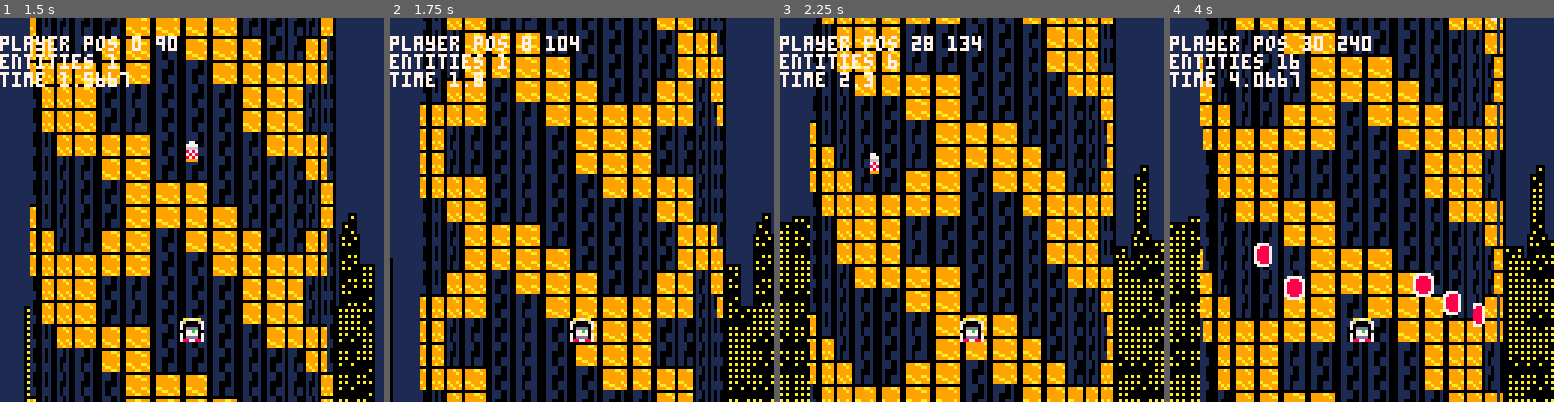
Above: before the commit, frames 1-4 (left to right).
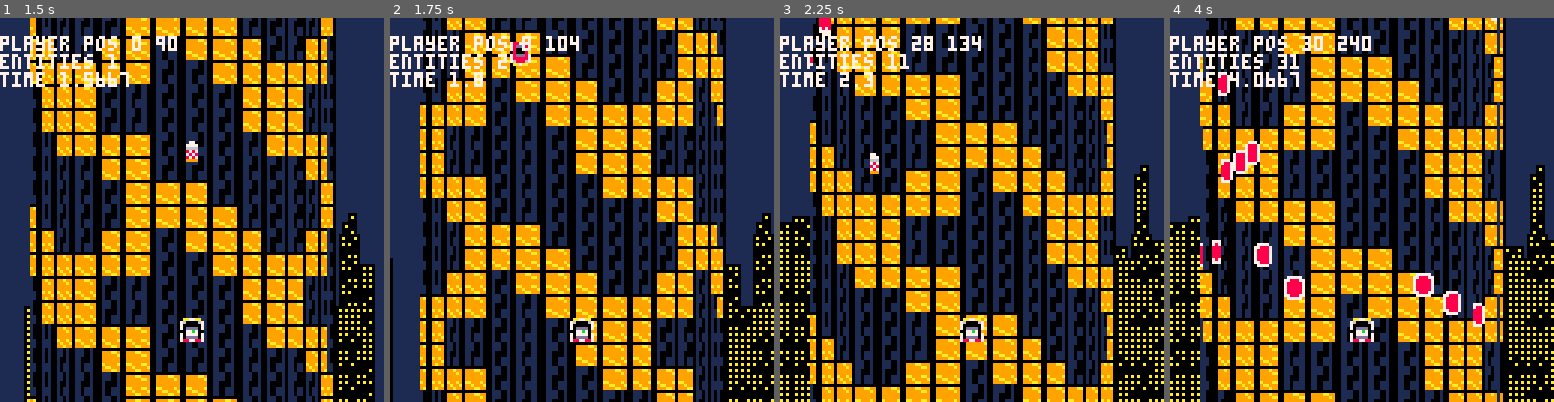
Above: after the commit, the same moments.

Repository: totobono4/microtower
Game: PICO-8 cartridge microtower.p8
Two runs of this game, one before a commit and one after it. Both use one fixed random seed, a clock stepped at 60 frames per second and the inputs below.
Inputs:
- Up to frame 1 (1.5 s): tap X (X key) at 0.33, 1.07 s
- Up to frame 2 (1.75 s): hold Right from 1.6 s (still down)
- Up to frame 3 (2.25 s): tap X (X key) at 1.85 s; release Right at 2.1 s
- Up to frame 4 (4 s): hold Right 2.47-3.03 s; tap X (X key) at 2.97 s; hold Left 3.08-3.58 s

Frame 1 is identical in both runs. In frame 2, 0.3% of the frame differs, in the area x 28-37%, y 6-13%; in frame 3, 0.3%; in frame 4, 1.1%, in the area x 7-34%, y 9-65%.

Commit message:
enemy's health

Diff:
--- a/microtower.p8
+++ b/microtower.p8
@@ -104,7 +104,10 @@
 				self.ymax>e.ymin
 				)
 			then
-				del(tower.e, e)
+				e.health-=1
+				if e.health<=0 then
+					del(tower.e,e)
+				end
 				collided=true
 			end
 			::skiprocketcollide::
@@ -180,6 +183,7 @@
 		b_cd=.4,
 		b_last=-99,
 		killable=true,
+		health=10,
 	},
 }
 
@@ -273,6 +277,7 @@
 		y=e.y,
 
 		killable=e_dat[e.id].killable,
+		health=e_dat[e.id].health,
 	}
 end
 
